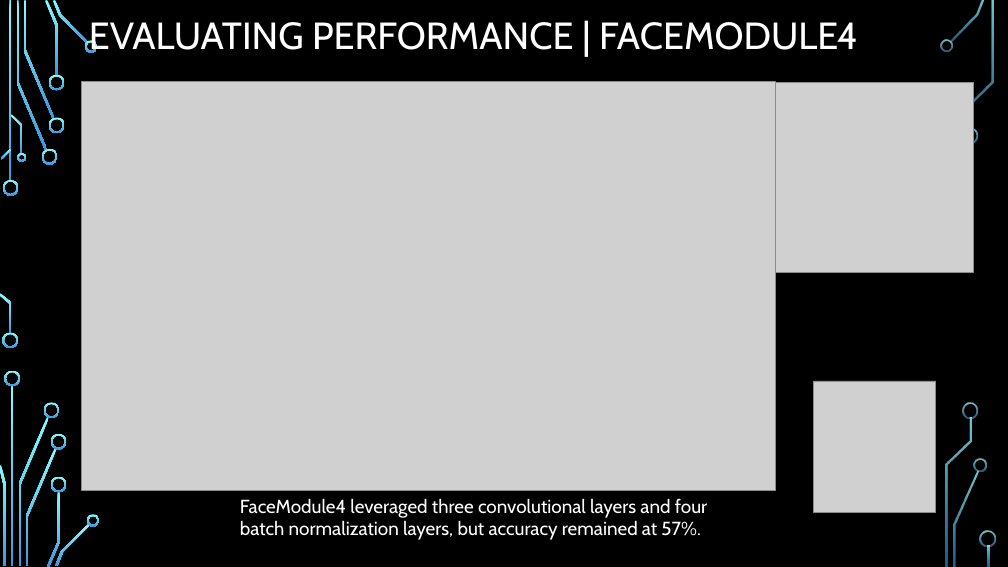
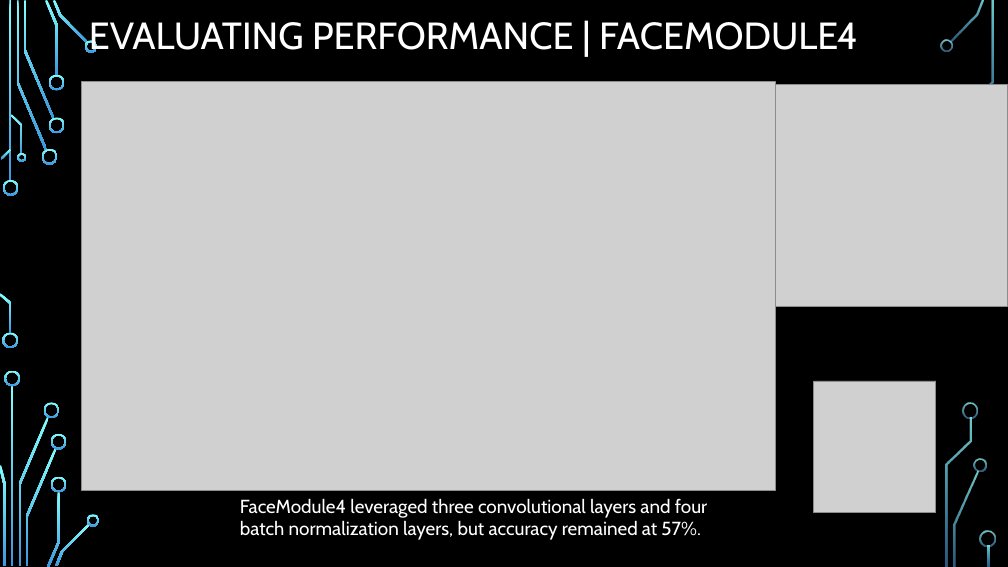
Before and after one commit to NelsonFoster/Final-Project-Group3, a slide deck: slide 14 of Final-Group-Presentation/Final-Project-Group3-Presentation.pptx. Drawn at 1008x567 pixels with LibreOffice and Linux fonts; fonts in the diff are those of the drawing; grey boxes stand for pictures; background and template pictures are left out. Boxes give left, top, right and bottom in pixels: in the first picture for what was removed or moved away, otherwise in the second. Text is boxed around its words. In the diff, an @@ line names an element or a change of style, - is before the commit and + after.

```diff
--- a/Final-Group-Presentation/Final-Project-Group3-Presentation.pptx
+++ b/Final-Group-Presentation/Final-Project-Group3-Presentation.pptx
@@ picture: place and size @@
-picture at [776, 82, 974, 272]
+picture at [776, 84, 1008, 306]
@@ freeform shape removed at [962, 127, 978, 143] @@
```
Also in this commit, not shown: 2 other files.
